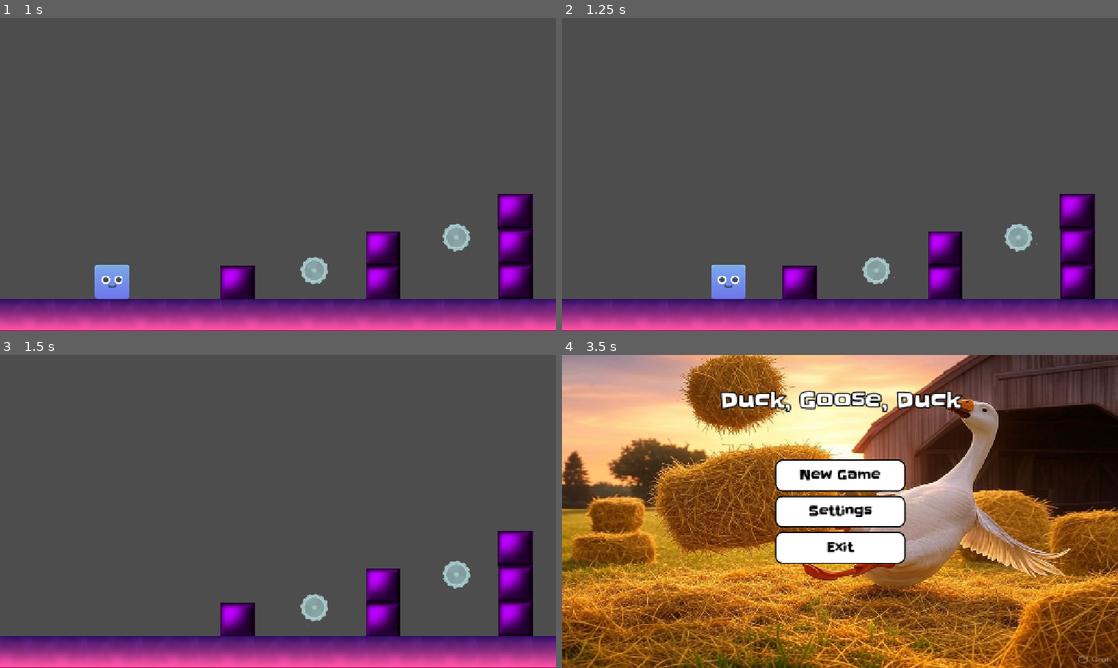
Above: before the commit, frames 1-4 (two rows, left to right).
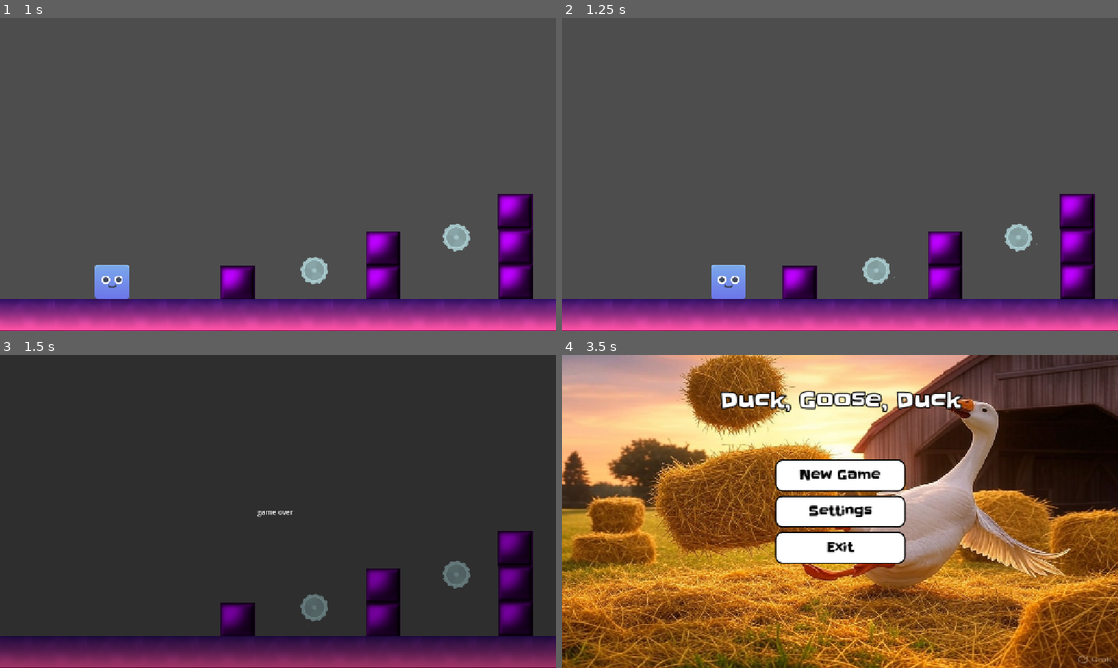
Above: after the commit, the same moments.

Repository: ZaydAlnabulsi/CMSC495-Geometry-Dash
Game: Godot game, scene res://scenes/scene_manager.tscn
Same seed, same stepped clock (60 frames per second), same inputs: the game is played once before the commit and once after it.
Inputs (mouse positions are in pixels of both pictures, inside the frame that each line leads up to):
- Up to frame 1 (1 s): click "New Game" at 0.5 s
- Up to frame 2 (1.25 s): no input
- Up to frame 3 (1.5 s): move the mouse to (400, 495) at 1.27 s
- Up to frame 4 (3.5 s): click (962, 495) at 1.52 s; tap Enter at 2 s; move the mouse to (728, 527) at 2.02 s; click (728, 527) at 2.27 s; tap Space at 2.75 s; move the mouse to (895, 442) at 2.77 s

Frames 1-2 are identical in both runs. In frame 3, 99% of the frame differs, in the area x 0-100%, y 0-100%; in frame 4, nothing differs.

Commit message:
Added death screen overlay

Diff:
--- a/geometrydashclone/scenes/gameplay.tscn
+++ b/geometrydashclone/scenes/gameplay.tscn
@@ -1,6 +1,9 @@
-[gd_scene load_steps=2 format=3 uid="uid://dfv7mcoaviww"]
+[gd_scene load_steps=3 format=3 uid="uid://dfv7mcoaviww"]
 
 [ext_resource type="Script" uid="uid://dvmsk078mqrae" path="res://scripts/scenes/gameplay.gd" id="1_7biu0"]
+
+[sub_resource type="StyleBoxFlat" id="StyleBoxFlat_7biu0"]
+bg_color = Color(0, 0, 0, 0.392157)
 
 [node name="Gameplay" type="Control"]
 layout_mode = 3
@@ -9,4 +12,79 @@
 anchor_bottom = 1.0
 grow_horizontal = 2
 grow_vertical = 2
+size_flags_horizontal = 4
 script = ExtResource("1_7biu0")
+
+[node name="CanvasLayer" type="CanvasLayer" parent="."]
+
+[node name="DeathOverlay" type="Panel" parent="CanvasLayer"]
+visible = false
+anchors_preset = 15
+anchor_right = 1.0
+anchor_bottom = 1.0
+grow_horizontal = 2
+grow_vertical = 2
+theme_override_styles/panel = SubResource("StyleBoxFlat_7biu0")
+
+[node name="Label" type="Label" parent="CanvasLayer/DeathOverlay"]
+layout_mode = 1
+anchors_preset = 8
+anchor_left = 0.5
+anchor_top = 0.5
+anchor_right = 0.5
+anchor_bottom = 0.5
+offset_left = -48.5
+offset_top = -11.5
+offset_right = 48.5
+offset_bottom = 11.5
+grow_horizontal = 2
+grow_vertical = 2
+text = "game over"
+
+[node name="LevelCompleteOverlay" type="Panel" parent="CanvasLayer"]
+visible = false
+anchors_preset = 15
+anchor_right = 1.0
+anchor_bottom = 1.0
+grow_horizontal = 2
+grow_vertical = 2
+theme_override_styles/panel = SubResource("StyleBoxFlat_7biu0")
+
+[node name="Label" type="Label" parent="CanvasLayer/LevelCompleteOverlay"]
+layout_mode = 1
+anchors_preset = 8
+anchor_left = 0.5
+anchor_top = 0.5
+anchor_right = 0.5
+anchor_bottom = 0.5
+offset_left = -48.5
+offset_top = -11.5
+offset_right = 48.5
+offset_bottom = 11.5
+grow_horizontal = 2
+grow_vertical = 2
+text = "level complete"
+
+[node name="PauseMenuOverlay" type="Panel" parent="CanvasLayer"]
+visible = false
+anchors_preset = 15
+anchor_right = 1.0
+anchor_bottom = 1.0
+grow_horizontal = 2
+grow_vertical = 2
+theme_override_styles/panel = SubResource("StyleBoxFlat_7biu0")
+
+[node name="Label" type="Label" parent="CanvasLayer/PauseMenuOverlay"]
+layout_mode = 1
+anchors_preset = 8
+anchor_left = 0.5
+anchor_top = 0.5
+anchor_right = 0.5
+anchor_bottom = 0.5
+offset_left = -48.5
+offset_top = -11.5
+offset_right = 48.5
+offset_bottom = 11.5
+grow_horizontal = 2
+grow_vertical = 2
+text = "pause"
--- a/geometrydashclone/scripts/gameplay/player_death.gd
+++ b/geometrydashclone/scripts/gameplay/player_death.gd
@@ -1,6 +1,9 @@
 extends Area2D
+
+@onready var gameplay = get_node("/root/SceneManager/Gameplay")
 
 func _on_body_entered(body):
 	if body.is_in_group("kill") :
+		gameplay.display_death_overlay()
 		$"..".death()
 		self.queue_free()
--- a/geometrydashclone/scripts/scenes/gameplay.gd
+++ b/geometrydashclone/scripts/scenes/gameplay.gd
@@ -1,4 +1,6 @@
 extends Control
+
+@onready var death_overlay = get_node("CanvasLayer/DeathOverlay")
 
 func _ready() -> void:
 	var scene = preload("res://scenes/levels/level1.tscn")
@@ -6,3 +8,6 @@
 	instance.get_node("AudioStreamPlayer").volume_db = -30 + (Global.music_volume * 3)
 	instance.get_node("Player").get_node("Death").volume_db = -30 + (Global.sound_effects_volume * 3)
 	add_child(instance)
+
+func display_death_overlay() -> void:
+	death_overlay.visible = true
